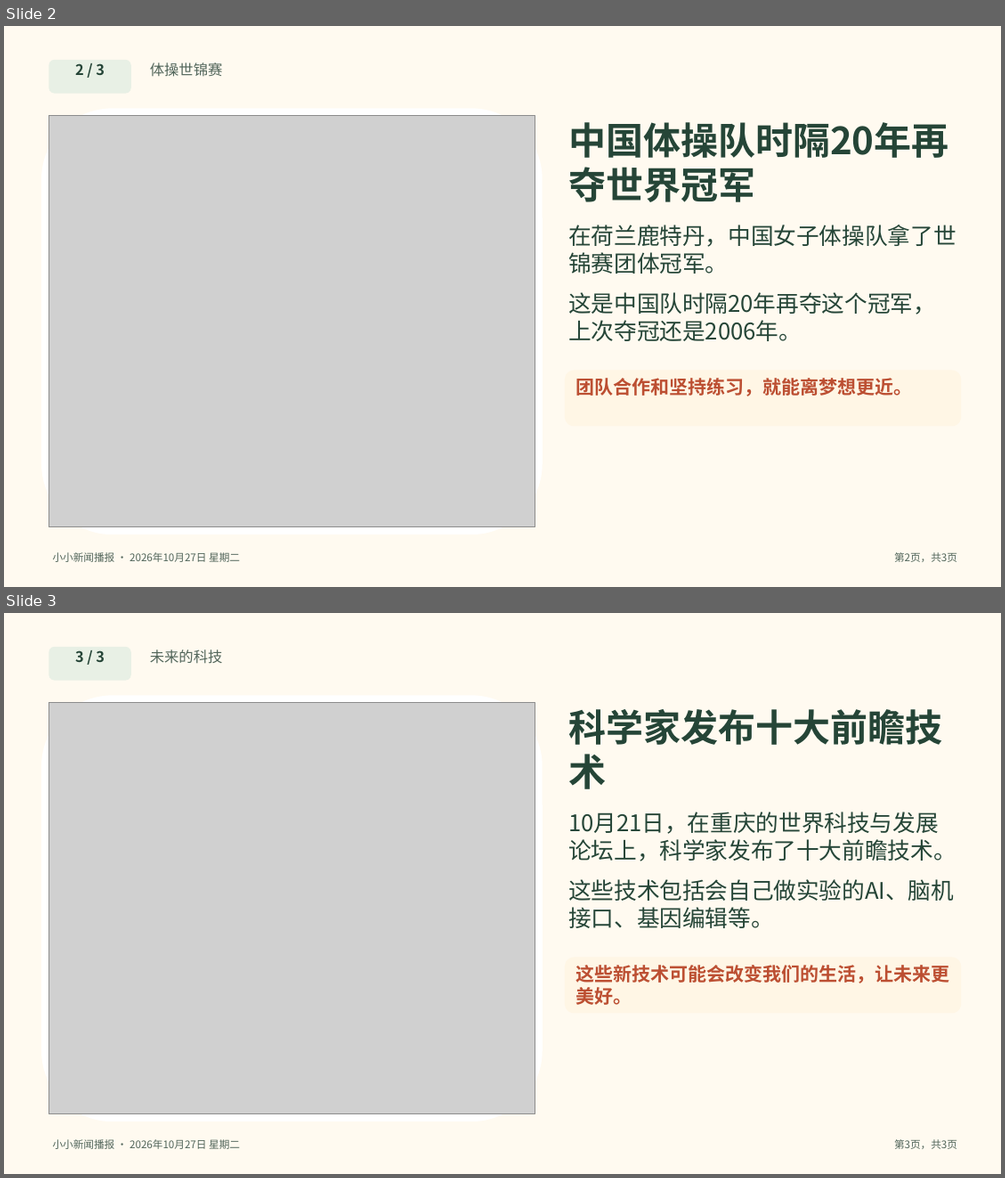
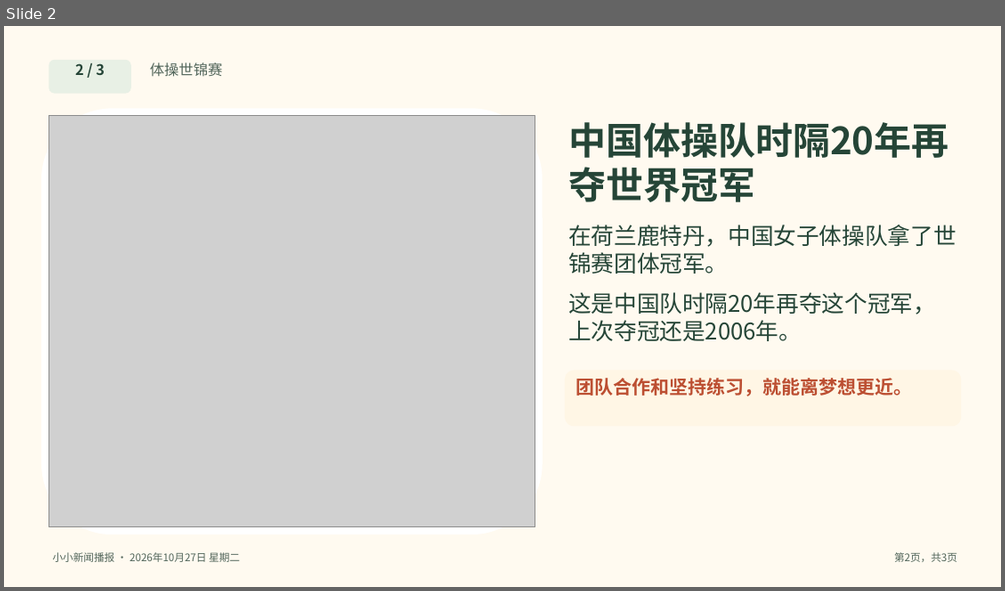
Before and after one commit to solomonhe-hgx/daily-news, a slide deck: daily-news/2026-10-27/今日新闻-2026-10-27.pptx. Shown one above the other, each under a label of ours: slides 2 and 3 before the commit, slide 2 after it. The pictures are 1005x1178 and 1005x591 pixels, drawn with LibreOffice and Linux fonts; fonts in the diff are those of the drawing; grey boxes stand for pictures. Boxes give left, top, right and bottom in pixels: in the first picture for what was removed or moved away, otherwise in the second. Text is boxed around its words. In the diff, an @@ line names an element or a change of style, - is before the commit and + after.

```diff
--- a/daily-news/2026-10-27/今日新闻-2026-10-27.pptx
+++ b/daily-news/2026-10-27/今日新闻-2026-10-27.pptx
@@ slide 3 removed at [4,613,1001,1174], background #FFFFFF @@
@@ rectangle removed at [4,613,1001,1174] @@
@@ rounded rectangle removed at [48,647,131,681] @@
@@ text removed at [75,650,105,662] @@
-3 / 3
@@ text removed at [150,649,223,664] @@
-未来的科技
@@ rounded rectangle removed at [41,695,542,1121] @@
@@ picture removed at [48,703,535,1114] @@
@@ text removed at [568,709,942,789] @@
-科学家发布十大前瞻技术
@@ text removed at [568,811,956,861] @@
-10月21日，在重庆的世界科技与发展论坛上，科学家发布了十大前瞻技术。
@@ text removed at [568,879,954,928] @@
-这些技术包括会自己做实验的AI、脑机接口、基因编辑等。
@@ rounded rectangle removed at [565,957,961,1013] @@
@@ text removed at [576,965,950,1005] @@
-这些新技术可能会改变我们的生活，让未来更美好。
@@ text removed at [53,1139,240,1149] @@
-小小新闻播报 · 2026年10月27日 星期二
@@ text removed at [894,1139,957,1149] @@
-第3页，共3页
```
Also in this commit, not shown: 1 slide added, 6 other files.
